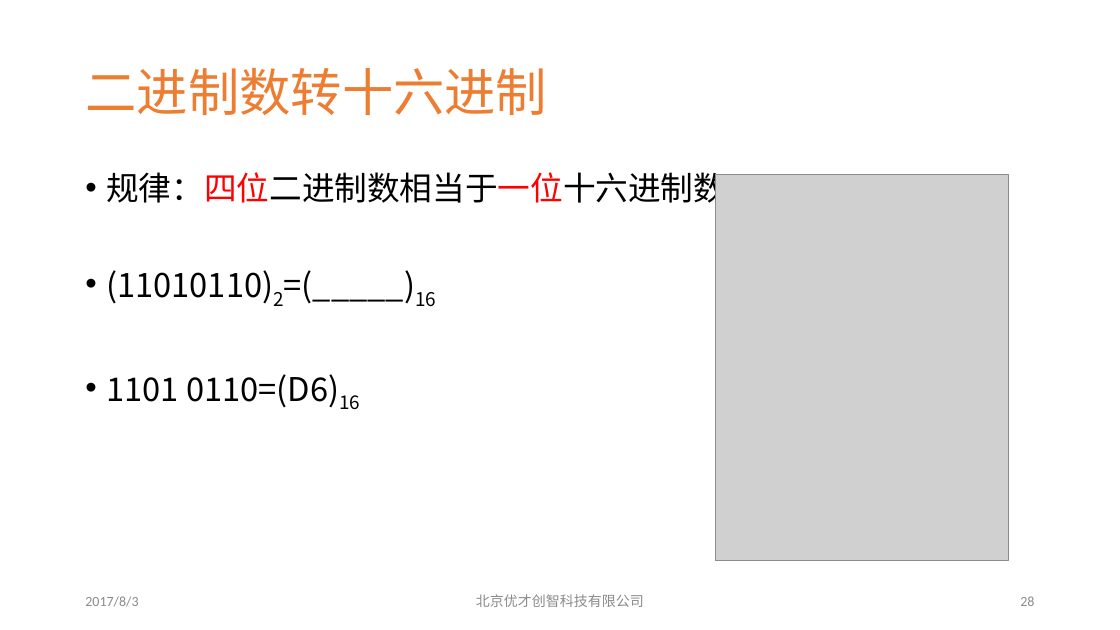
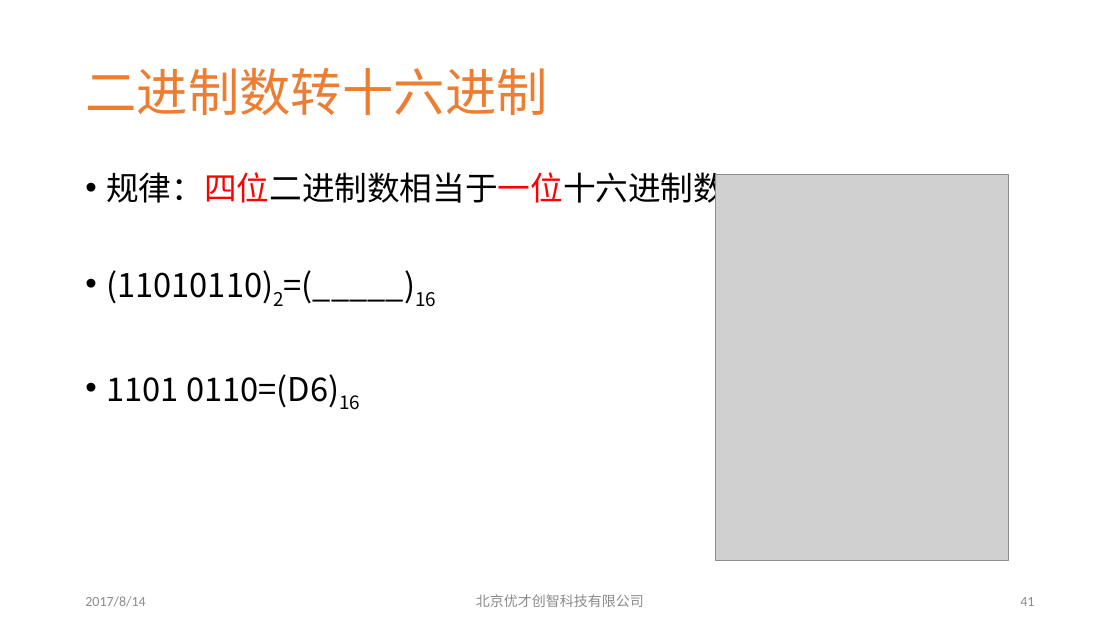
Before and after one commit to clawpo/doc, a slide deck: slide 42 of 第02章Java基础语法.pptx (slide 29 before the commit). Drawn at 1120x630 pixels with LibreOffice and Linux fonts; fonts in the diff are those of the drawing; grey boxes stand for pictures; background and template pictures are left out. Boxes give left, top, right and bottom in pixels: in the first picture for what was removed or moved away, otherwise in the second. Text is boxed around its words. In the diff, an @@ line names an element or a change of style, - is before the commit and + after.

```diff
--- a/第02章Java基础语法.pptx
+++ b/第02章Java基础语法.pptx
@@ text at box(85, 596, 145, 607): text changed @@
-2017/8/3
+2017/8/14
@@ page number at box(1020, 597, 1034, 606): text changed @@
-28
+41
```
Also in this commit, not shown: 45 other slides changed, 13 slides added.
